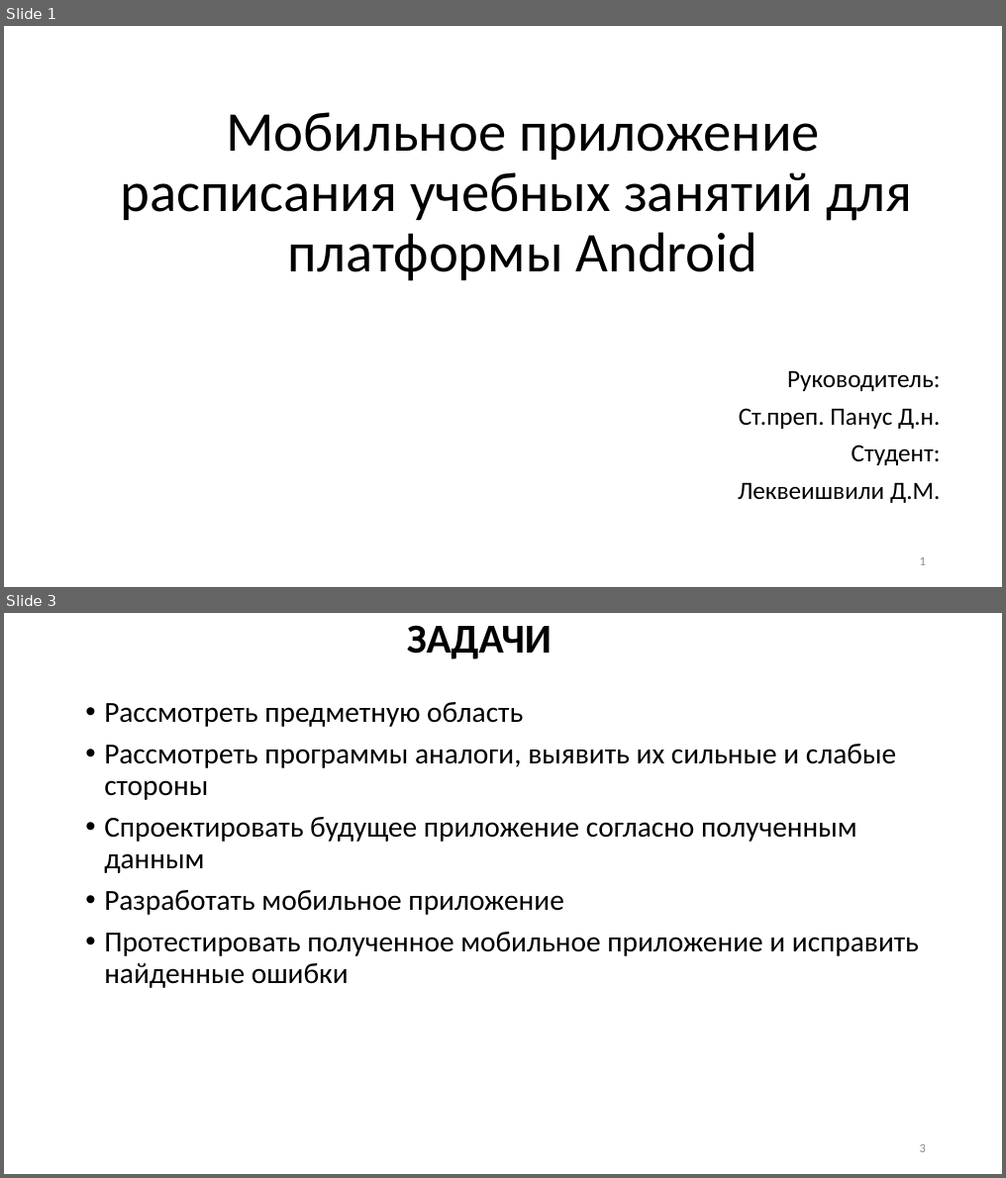
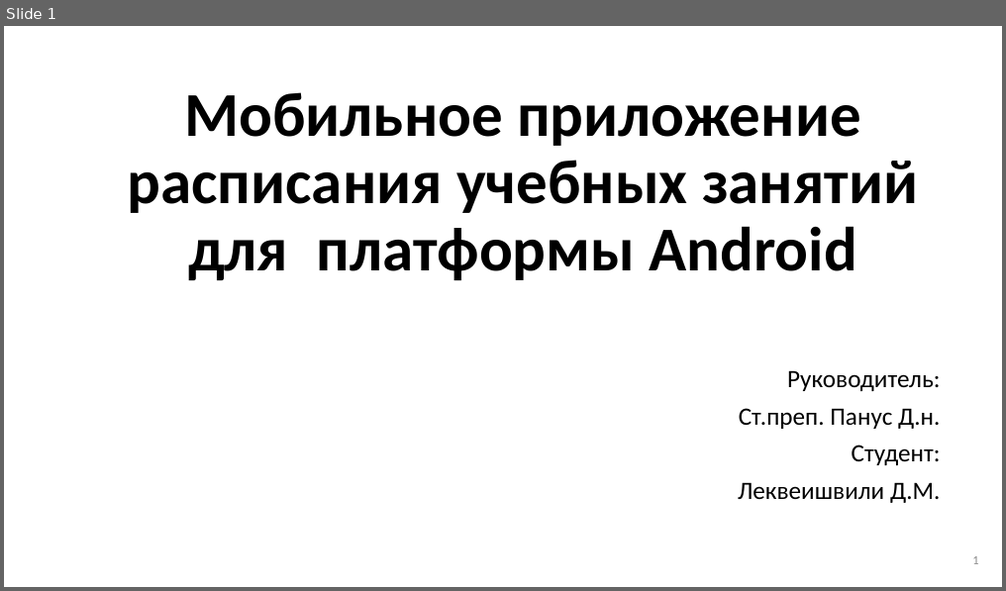
Before and after one commit to ZanderHamster/ScheduleBSTU, a slide deck: Документация/Презентация.pptx. Shown one above the other, each under a label of ours: slides 1 and 3 before the commit, slide 1 after it; the slides between them are not shown. The pictures are 1006x1178 and 1006x591 pixels, drawn with LibreOffice and Linux fonts; fonts in the diff are those of the drawing. Boxes give left, top, right and bottom in pixels: in the first picture for what was removed or moved away, otherwise in the second. Text is boxed around its words. In the diff, an @@ line names an element or a change of style, - is before the commit and + after.

```diff
--- a/Документация/Презентация.pptx
+++ b/Документация/Презентация.pptx
@@ slide 3 removed at (4, 613, 1002, 1174), background #FFFFFF @@
@@ title removed at (407, 625, 551, 660) @@
-ЗАДАЧИ
@@ text removed at (104, 702, 919, 988) @@
-• Рассмотреть предметную область
-• Рассмотреть программы аналоги, выявить их сильные и слабые
-  стороны
-• Спроектировать будущее приложение согласно полученным
-  данным
-• Разработать мобильное приложение
-• Протестировать полученное мобильное приложение и исправить найденные ошибки
@@ page number removed at (920, 1145, 926, 1153) @@
-3
@@ slide 1 changed as well @@
@@ title "Мобильное приложение расписания учебных занятий ..." at (128, 92, 918, 280): size 54 to 60 pt, bold on @@
@@ page number: place and size @@
-page number at (920, 558, 926, 566)
+page number at (972, 557, 978, 565)
```
Also in this commit, not shown: 2 other slides changed, 1 slide added, 1 other slide removed, 5 other files.
